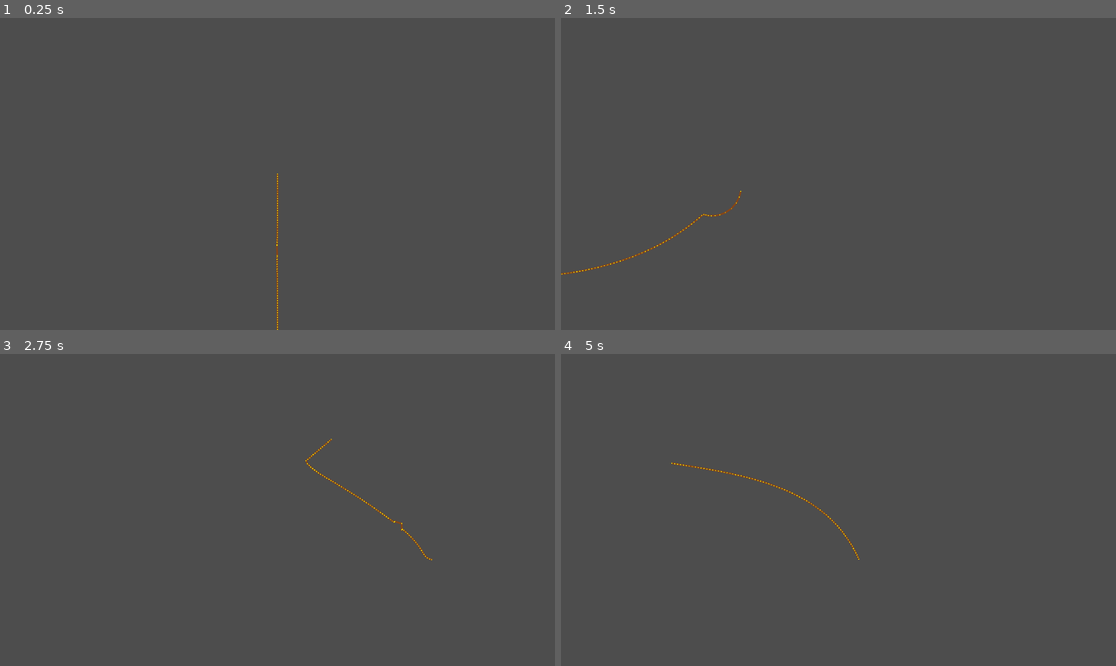
Above: before the commit, frames 1-4 (two rows, left to right).
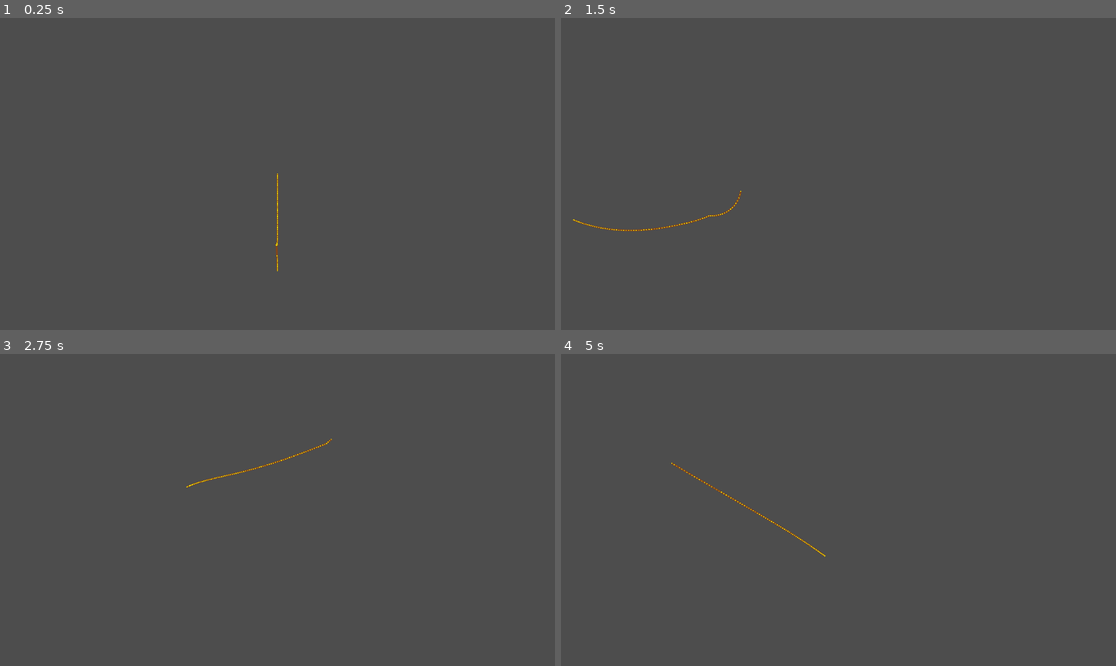
Above: after the commit, the same moments.

Repository: oli-the-broccoli/taught-rope
Game: Godot game, scene res://soft_rope_test.tscn
Same seed, same stepped clock (60 frames per second), same inputs: the game is played once before the commit and once after it.
Inputs (mouse positions are in pixels of both pictures, inside the frame that each line leads up to):
- Up to frame 1 (0.25 s): no input
- Up to frame 2 (1.5 s): tap Enter at 0.5 s; move the mouse to (960, 158) at 0.52 s; hold Right 0.53-1.28 s; move the mouse to (727, 189) at 1.27 s; hold Down from 1.28 s (still down)
- Up to frame 3 (2.75 s): move the mouse to (333, 441) at 2.02 s; release Down at 2.03 s; hold Right from 2.03 s (still down)
- Up to frame 4 (5 s): move the mouse to (810, 572) at 2.77 s; release Right at 2.78 s; hold Up 2.78-3.53 s; move the mouse to (1005, 556) at 3.52 s; hold Left from 3.53 s (still down); move the mouse to (672, 463) at 4.27 s

The runs differ from the first frame. In frame 1, 0.1% of the frame differs, in the area x 49-51%, y 50-100%; in frame 2, 0.3%; in frame 3, 0.3%; in frame 4, 0.4%, in the area x 20-54%, y 34-66%.

Commit message:
adjusted rope testing paramaters

Diff:
--- a/soft_rope_test.tscn
+++ b/soft_rope_test.tscn
@@ -15,8 +15,8 @@
 
 [node name="SoftRope" type="Node2D" parent="."]
 script = ExtResource("2_63hu4")
-itterations = 200
-rope_length = 400.0
+itterations = 100
+rope_length = 200.0
 segments = 80
 metadata/_custom_type_script = "uid://dukhop6enx3nn"
 
